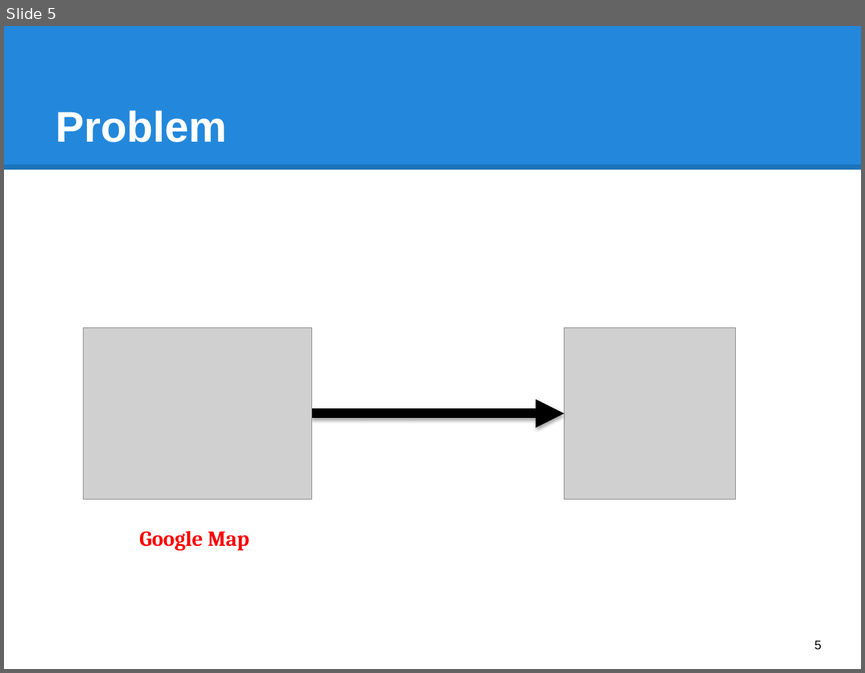
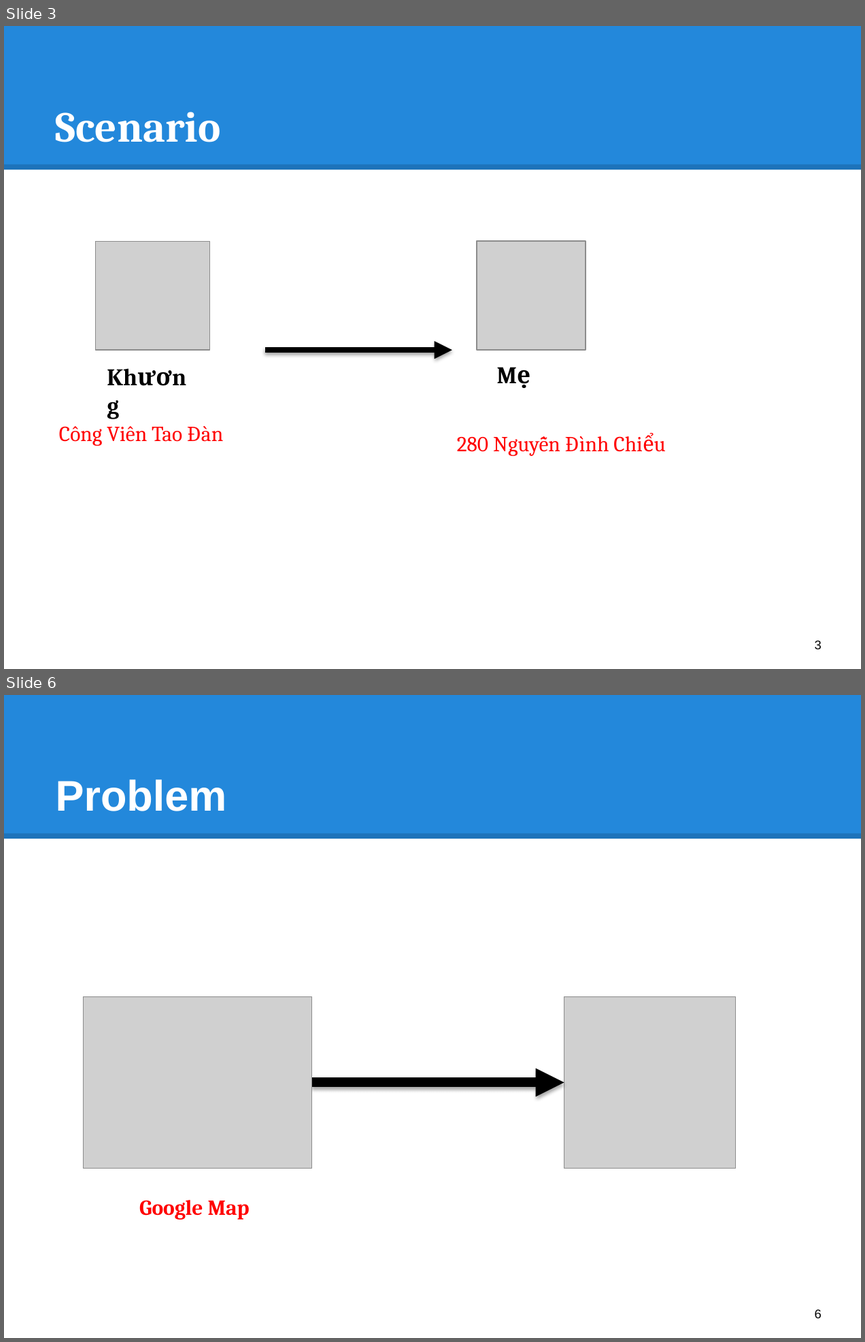
Before and after one commit to hqt/street-router, a slide deck: Document/presentation/search_motorbike.pptx. Shown one above the other, each under a label of ours: slide 5 before the commit, slides 3 and 6 after it; the slides between them are not shown. The pictures are 865x673 and 865x1342 pixels, drawn with LibreOffice and Linux fonts; fonts in the diff are those of the drawing; grey boxes stand for pictures. Boxes give left, top, right and bottom in pixels: in the first picture for what was removed or moved away, otherwise in the second. Text is boxed around its words. In the diff, an @@ line names an element or a change of style, - is before the commit and + after.

```diff
--- a/Document/presentation/search_motorbike.pptx
+++ b/Document/presentation/search_motorbike.pptx
@@ slide 3 added at box(4, 26, 861, 669), background #FFFFFF; not listed: 2 template elements that a slide beside it also shows @@
@@ title added at box(56, 112, 221, 142), 36 pt, text #FFFFFF, bold @@
+Scenario
@@ picture added at box(96, 241, 209, 350) @@
@@ picture added at box(477, 241, 586, 350) @@
@@ arrow added from (264, 350) to (452, 350), #000000 5 pt @@
@@ text added at box(99, 356, 206, 395), 20 pt, text #000000, bold @@
+Khương
@@ text added at box(497, 367, 531, 388), 20 pt, text #000000, bold @@
+Mẹ
@@ text added at box(59, 426, 223, 446), 18 pt, text #FF0000 @@
+Công Viên Tao Đàn
@@ text added at box(457, 436, 609, 456), 18 pt, text #FF0000 @@
+280 Nguyễn Đình Chiểu
@@ page number added at box(815, 640, 821, 649), 10.5 pt, text #000000 @@
+3
@@ what was slide 5 is now slide 6 @@
@@ page number at box(815, 1309, 821, 1318): text changed @@
-5
+6
```
Also in this commit, not shown: 2 slides changed, 2 other slides added, 2 slides removed.
